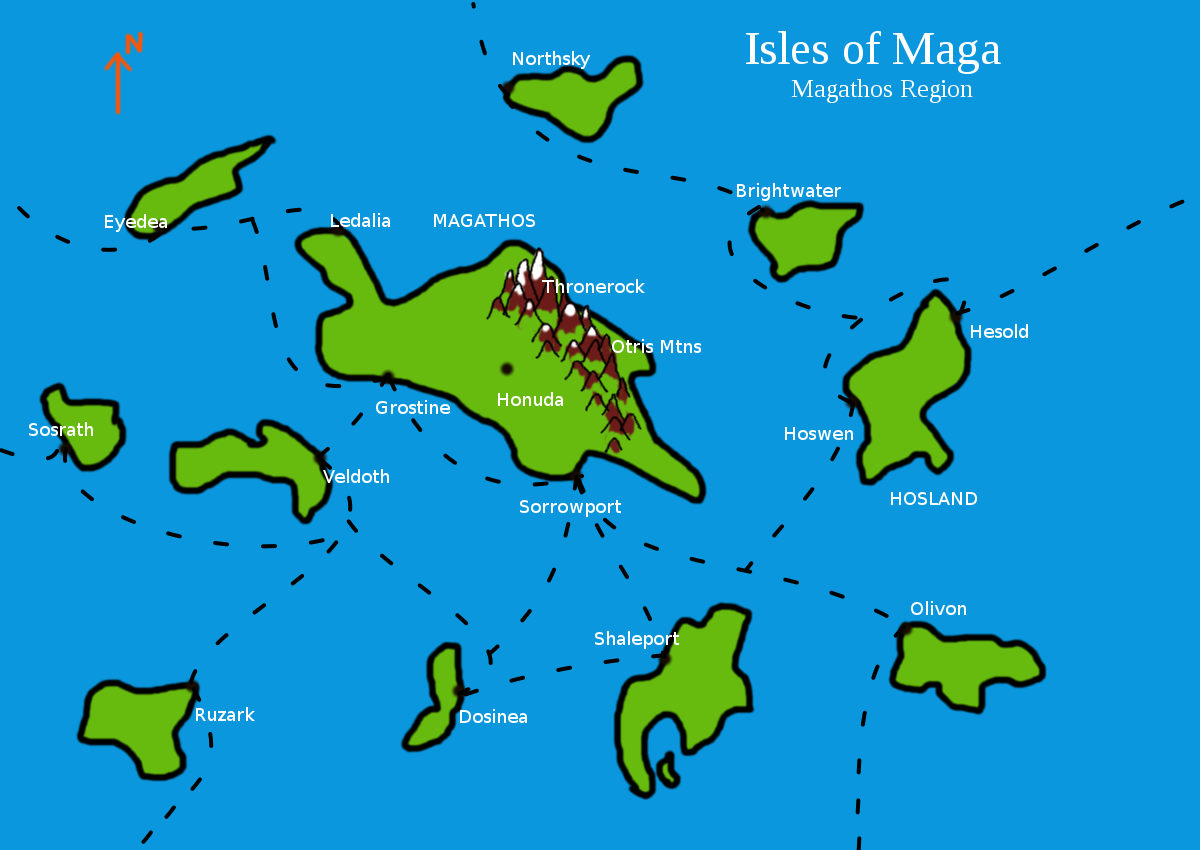
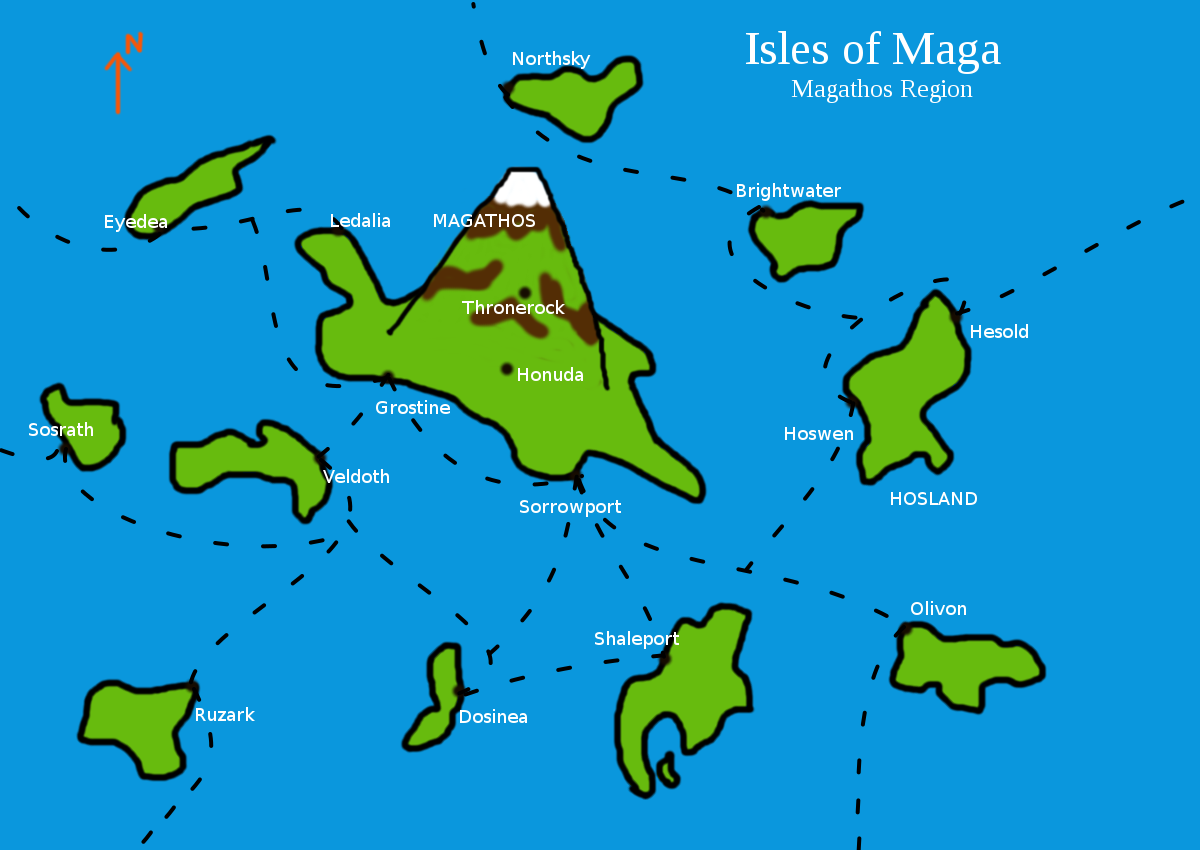
Layered file, before and after one edit (w=1200, h=850). Changes by layer:
painted on "city names" over [462, 279, 701, 406]
moved "cities" above "mtn_outline", painted on it over [385, 165, 701, 455]
painted on "mtn_outline" over [385, 166, 643, 455]
painted on "mtn_color" over [397, 165, 636, 455]
